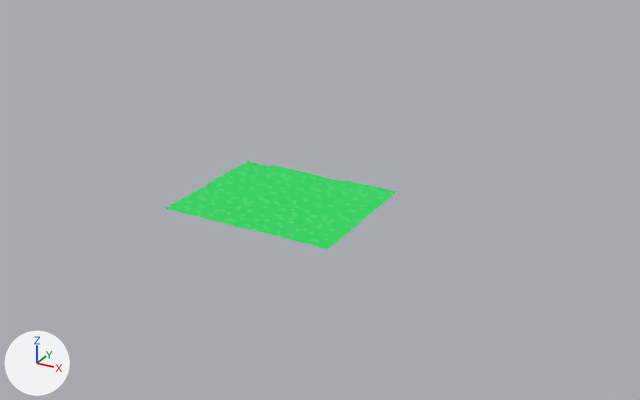
One commit to the FBX model Wataha/Wataha/Content/plane.FBX: the scene before it, then after it.
One viewpoint serves both versions: a camera (50 mm lens) standing at (3.97, -6.34, 3.25) and looking at (0.14, 0.61, -0.22). Arrows for +X, +Y and +Z are at lower left; the lights stay in place. Where no turn or scale is listed for an object, it has been applied to the vertices.

The older version as bpy lines, for what is in view:
```python
me_mesh = bpy.data.meshes.new('Mesh')
me_mesh.from_pydata(...)  # 1764 vertices, 1600 faces; spans x -0.41..1.24, y -0.34..1.02, z -0.02..0.01
me_mesh.materials.append(mat_material__25)  # picture img_podloze_png
ob_plane008 = bpy.data.objects.new('Plane008', me_mesh)
ob_plane008.location = (-0.319, -0.326, 0.0)
```
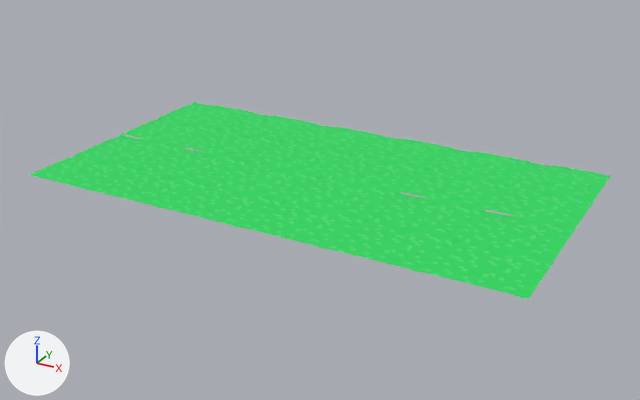
The change, as a diff of the scene's bpy script:
```diff
--- a/Wataha/Wataha/Content/plane.FBX.py
+++ b/Wataha/Wataha/Content/plane.FBX.py
@@ me_mesh @@
 # used by ob_plane008; location = (-0.319, -0.326, 0.0)
-me_mesh.from_pydata(...)  # 1764 vertices, 1600 faces; spans x -0.41..1.24, y -0.34..1.02, z -0.02..0.01
+me_mesh.from_pydata(...)  # 10548 vertices, 9600 faces; spans x -2.07..2.9, y -0.34..2.38, z -0.02..0.01
+# me_mesh part 1: the loose piece of 441 vertices spanning x -0.41..0.41, y -0.34..0.34, z -0.02..0.01 is copied, and the copy is moved by (-1.66, 0.0, 0.0); it spans x -2.07..-1.24, y -0.34..0.34, z -0.02..0.01
+# me_mesh part 2: the loose piece of 441 vertices spanning x -0.41..0.41, y -0.34..0.34, z -0.02..0.01 is copied, and the copy is moved by (-0.83, 0.0, 0.0); it spans x -1.24..-0.41, y -0.34..0.34, z -0.02..0.01
+# me_mesh part 3: the loose piece of 441 vertices spanning x -0.41..0.41, y 0.34..1.02, z -0.02..0.01 is copied, and the copy is moved by (-1.66, 0.0, 0.0); it spans x -2.07..-1.24, y 0.34..1.02, z -0.02..0.01
+# me_mesh part 4: the loose piece of 441 vertices spanning x -0.41..0.41, y 0.34..1.02, z -0.02..0.01 is copied, and the copy is moved by (-0.83, 0.0, 0.0); it spans x -1.24..-0.41, y 0.34..1.02, z -0.02..0.01
+# me_mesh part 5: the loose piece of 441 vertices spanning x -0.41..0.41, y 0.34..1.02, z -0.02..0.01 is copied, and the copy is moved by (0.0, 0.68, 0.0); it spans x -0.41..0.41, y 1.02..1.7, z -0.02..0.01
+# me_mesh part 6: the loose piece of 441 vertices spanning x -0.41..0.41, y 0.34..1.02, z -0.02..0.01 is copied, and the copy is moved by (0.0, 1.36, 0.0); it spans x -0.41..0.41, y 1.7..2.38, z -0.02..0.01
+# me_mesh part 7: the loose piece of 441 vertices spanning x 0.41..1.24, y 0.34..1.02, z -0.02..0.01 is copied, and the copy is moved by (0.0, 1.36, 0.0); it spans x 0.41..1.24, y 1.7..2.38, z -0.02..0.01
+# me_mesh part 8: the loose piece of 441 vertices spanning x -0.41..0.41, y -0.34..0.34, z -0.02..0.01 is copied, and the copy is moved by (-1.66, 1.36, 0.0); it spans x -2.07..-1.24, y 1.02..1.7, z -0.02..0.01
+# me_mesh part 9: the loose piece of 441 vertices spanning x -0.41..0.41, y -0.34..0.34, z -0.02..0.01 is copied, and the copy is moved by (-0.83, 1.36, 0.0); it spans x -1.24..-0.41, y 1.02..1.7, z -0.02..0.01
+# me_mesh part 10: the loose piece of 441 vertices spanning x -0.41..0.41, y 0.34..1.02, z -0.02..0.01 is copied, and the copy is moved by (-1.66, 1.36, 0.0); it spans x -2.07..-1.24, y 1.7..2.38, z -0.02..0.01
+# me_mesh part 11: the loose piece of 441 vertices spanning x -0.41..0.41, y 0.34..1.02, z -0.02..0.01 is copied, and the copy is moved by (-0.83, 1.36, 0.0); it spans x -1.24..-0.41, y 1.7..2.38, z -0.02..0.01
+# me_mesh part 12: a new loose piece of 874 vertices spanning x 1.24..2.9, y -0.34..0.34, z -0.02..0.01, in mat_material__25 (picture img_podloze_png)
+# me_mesh part 13: a new loose piece of 874 vertices spanning x 1.24..2.9, y 0.34..1.02, z -0.02..0.01, in mat_material__25 (picture img_podloze_png)
+# me_mesh part 14: a new loose piece of 874 vertices spanning x 1.24..2.9, y 1.02..1.7, z -0.02..0.01, in mat_material__25 (picture img_podloze_png)
+# me_mesh part 15: a new loose piece of 874 vertices spanning x 1.24..2.9, y 1.67..2.38, z -0.02..0.01, in mat_material__25 (picture img_podloze_png)
+# me_mesh part 16: 437 vertices added at x 0.41..1.24, y 1.02..1.7, z -0.02..0.01
 me_mesh.materials.append(mat_material__25)
```

Where the change shows, as pixel boxes [x1, y1, x2, y2] in the pictures (640 x 400 px):
'Plane008', reshaped (150% wider, 121% taller)
    before: [165, 161, 397, 249]
    after: [30, 102, 611, 298]
part 1 of me_mesh, added (green)
    after: [30, 154, 141, 191]
part 2 of me_mesh, added (green)
    after: [95, 168, 208, 208]
part 3 of me_mesh, added (green)
    after: [78, 134, 181, 167]
part 4 of me_mesh, added (green)
    after: [141, 147, 248, 183]
part 5 of me_mesh, added (green)
    after: [248, 141, 350, 175]
part 6 of me_mesh, added (green)
    after: [283, 123, 379, 154]
part 7 of me_mesh, added (green)
    after: [352, 134, 450, 168]
part 8 of me_mesh, added (green)
    after: [123, 117, 219, 147]
part 9 of me_mesh, added (green)
    after: [183, 128, 283, 160]
part 10 of me_mesh, added (green)
    after: [161, 102, 251, 128]
part 11 of me_mesh, added (green)
    after: [220, 112, 312, 140]
part 12 of me_mesh, added (green)
    after: [329, 218, 554, 298]
part 13 of me_mesh, added (green)
    after: [366, 191, 576, 260]
part 14 of me_mesh, added (green)
    after: [399, 168, 594, 228]
part 15 of me_mesh, added (green)
    after: [426, 147, 611, 200]
part 16 of me_mesh, added (green)
    after: [320, 154, 425, 191]
